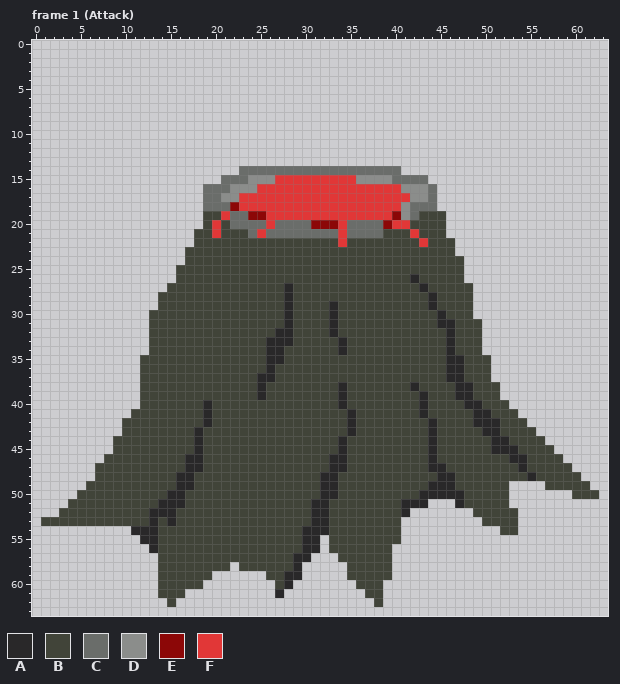
Two states of a pixel-art file, games/long-way/assets/art/characters/volcano.aseprite. Above, as it was before the edit.
64x64 pixels, 10 frames. Shown: frame 1 (Attack). The commit also changed other frames, which this record leaves out.
Visible layers, top first: "lava", "rim", "base".
Palette (. is transparent): A #292829  B #414439  C #6a6d6a  D #8b8d8b  E #8c0707  F #e13737
Pixels before, frame 1 (Attack) (only the part around the change), first column x 15:
 4 ..............................
 5 ..............................
 6 ..............................
 7 ..............................
 8 ..............................
 9 ..............................
10 ..............................
11 ..............................
12 ..............................
13 ..............................
14 ........CCCCCCCCCCCCCCCCCC....
15 ......CCCDDDFFFFFFFFFDDDDCCCC.
16 ....CCCDDDFFFFFFFFFFFFFFFFDDDC
17 ....CCDDFFFFFFFFFFFFFFFFFFFDDC
18 ....CCCEFFFFFFFFFFFFFFFFFFDCCC
19 ....BBFCCEEFFFFFFFFFFFFFFEDCBB
20 ....BFBCCCCFCCCCEEEFCCCCEFFBBB
21 ...BBFBBBCFCCCCCCCCFCCCCBBBFBB
22 ...BBBBBBBBBBBBBBBBFBBBBBBBBFB
23 ..BBBBBBBBBBBBBBBBBBBBBBBBBBBB
24 ..BBBBBBBBBBBBBBBBBBBBBBBBBBBB
25 .BBBBBBBBBBBBBBBBBBBBBBBBBBBBB
26 .BBBBBBBBBBBBBBBBBBBBBBBBBBABB
27 BBBBBBBBBBBBBABBBBBBBBBBBBBBAB
28 BBBBBBBBBBBBBABBBBBBBBBBBBBBBA
29 BBBBBBBBBBBBBABBBBABBBBBBBBBBA
And afterwards:
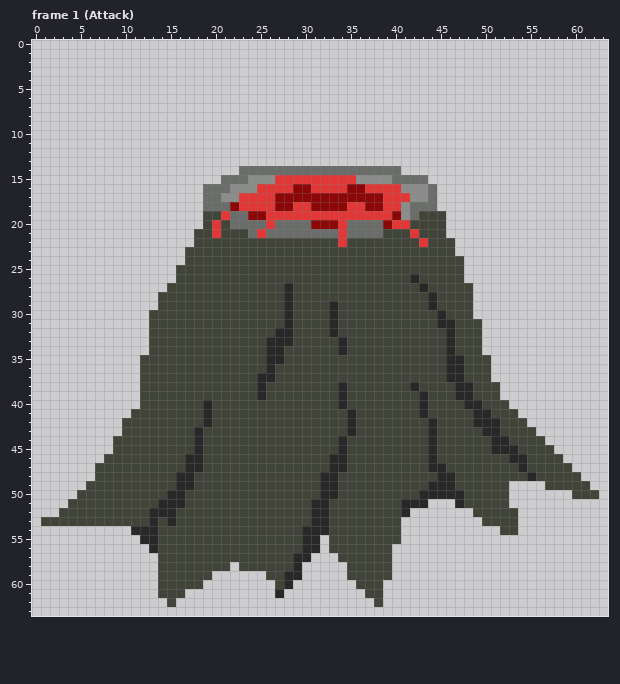
Diff:
Frame 1 (Attack), layer "lava":
The edit turns colour F into colour E in row 16 at x 29 to 30 and 35 to 36; in row 17 at x 27 to 38; in row 18 at x 27 to 28, 31 to 34 and 37 to 38.
